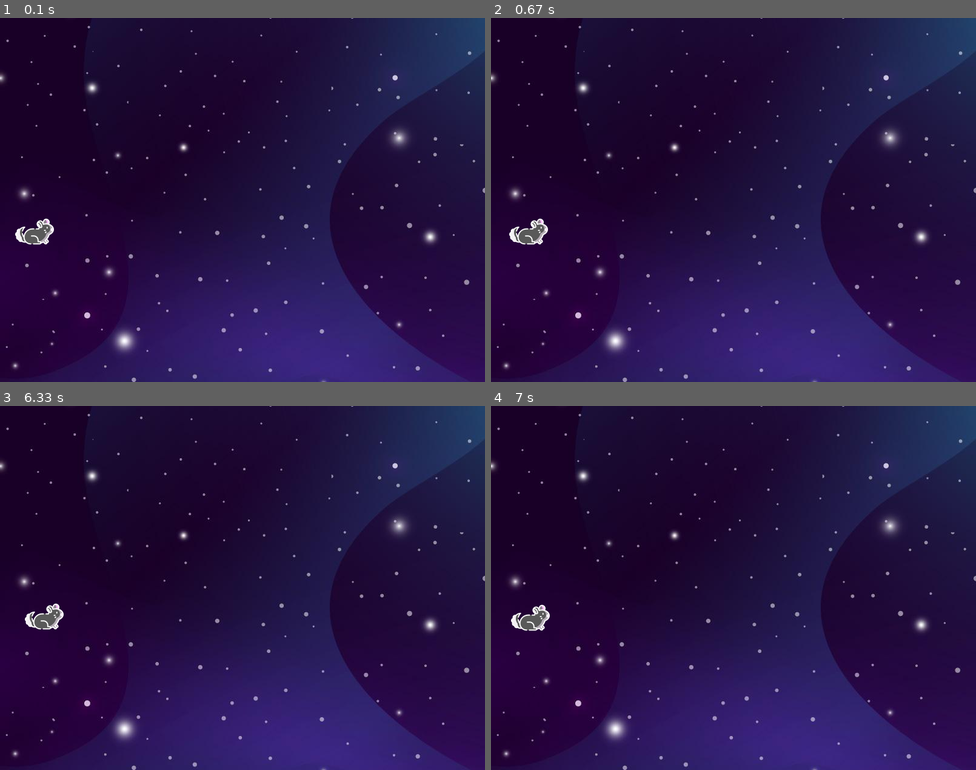
Above: before the commit, frames 1-4 (two rows, left to right).
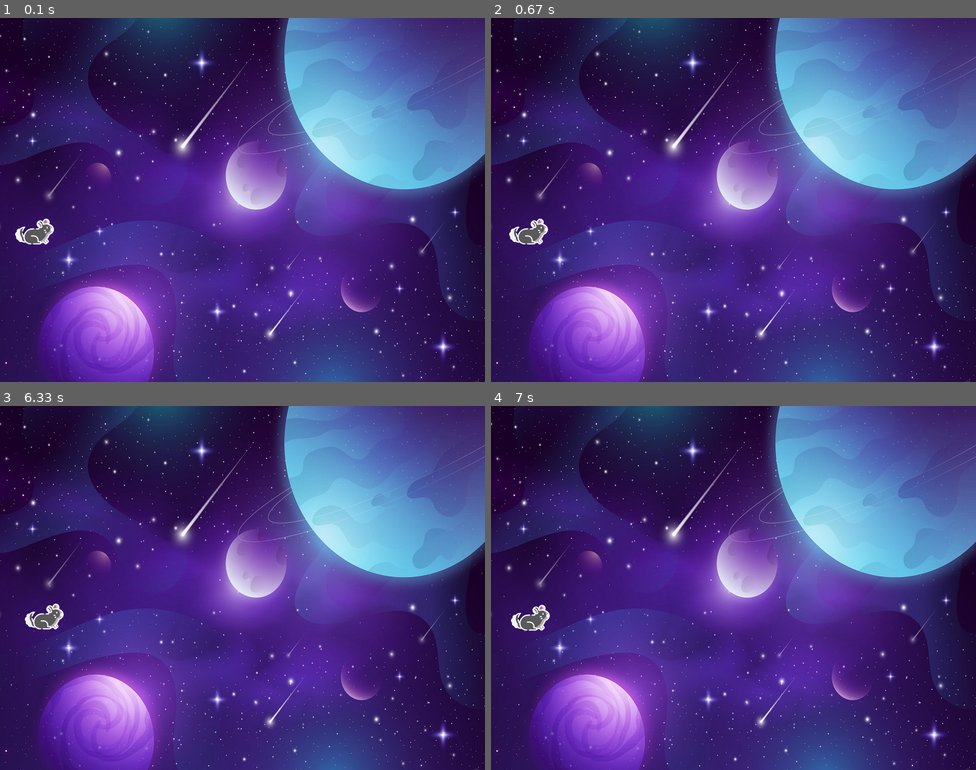
Above: after the commit, the same moments.

Repository: shavhp/WP1-CHILLASHOOTS
Game: pygame game, started from Sha_pygame_window.py
Two runs of this game, one before a commit and one after it. Both use one fixed random seed, a clock stepped at 60 frames per second and the inputs below.
Inputs:
- Up to frame 1 (0.1 s): no input
- Up to frame 2 (0.67 s): hold Right from 0.33 s (still down)
- Up to frame 3 (6.33 s): release Right at 0.8 s; hold Up 0.83-1.13 s; hold Right 1.17-1.63 s; hold Left 1.67-2.2 s; hold Down 2.23-2.53 s; hold Left 2.57-2.97 s; hold Up 3-3.37 s; hold Right 3.4-4.03 s; hold Down 4.07-4.43 s; hold Left 4.47-4.93 s; hold Right 4.97-5.43 s; hold Up 5.47-5.77 s; hold Right 5.8-6.27 s; hold Left from 6.3 s (still down)
- Up to frame 4 (7 s): release Left at 6.83 s; hold Down from 6.87 s (still down)

The runs differ from the first frame. In frame 1, 74% of the frame differs, in the area x 0-100%, y 0-100%; in frame 2, 74%; in frame 3, 74%; in frame 4, 74%.

Commit message:
Refactor: Defines CANVAS variable with screen width and height

Diff:
--- a/Sha_pygame_window.py
+++ b/Sha_pygame_window.py
@@ -1,10 +1,14 @@
+# Import pygame module
 import pygame
 
 # Set up pygame.
 pygame.init()
 
 # Create screen
-SCREEN = pygame.display.set_mode((800, 600))
+SCREEN_WIDTH = 800
+SCREEN_HEIGHT = 600
+
+CANVAS = pygame.display.set_mode((SCREEN_WIDTH, SCREEN_HEIGHT))
 
 # Show background image
 BACKGROUND = pygame.image.load('images/background-galaxy.jpg')
@@ -24,18 +28,16 @@
 
 # Creates function for player to draw image of sprite icon
 def player(x, y):
-    SCREEN.blit(player_img, (x, y))
+    CANVAS.blit(player_img, (x, y))
 
 
 # Main event loop, contains everything that has to stay infinitely consistent
 running = True
 while running:
 
-    # Adds background color to screen
     # Gets drawn first
-    SCREEN.fill((28, 79, 66))
     # Background image and coordinates of image appearance
-    SCREEN.blit(BACKGROUND, (0, 0))
+    CANVAS.blit(BACKGROUND, (0, 0))
 
     for event in pygame.event.get():
         if event.type == pygame.KEYDOWN and event.key == pygame.K_ESCAPE:
@@ -73,12 +75,12 @@
         # Adds screen boundaries for main sprite
         if player_X_axis < 0:
             player_X_axis = 0
-        # Value of 736 = width of screen - width of sprite (800x - 64x)
+        # Value of 736 = width of screen - width of sprite (800px - 64px)
         elif player_X_axis >= 800:
             player_X_axis = 736
         elif player_Y_axis < 0:
             player_Y_axis = 0
-        # Value of 536 = height of screen - height of sprite (600x - 64x)
+        # Value of 536 = height of screen - height of sprite (600px - 64px)
         elif player_Y_axis >= 600:
             player_Y_axis = 536
 
Binary file changed: images/background-galaxy.jpg
Binary file removed: images/chinchilla_sprite.png
